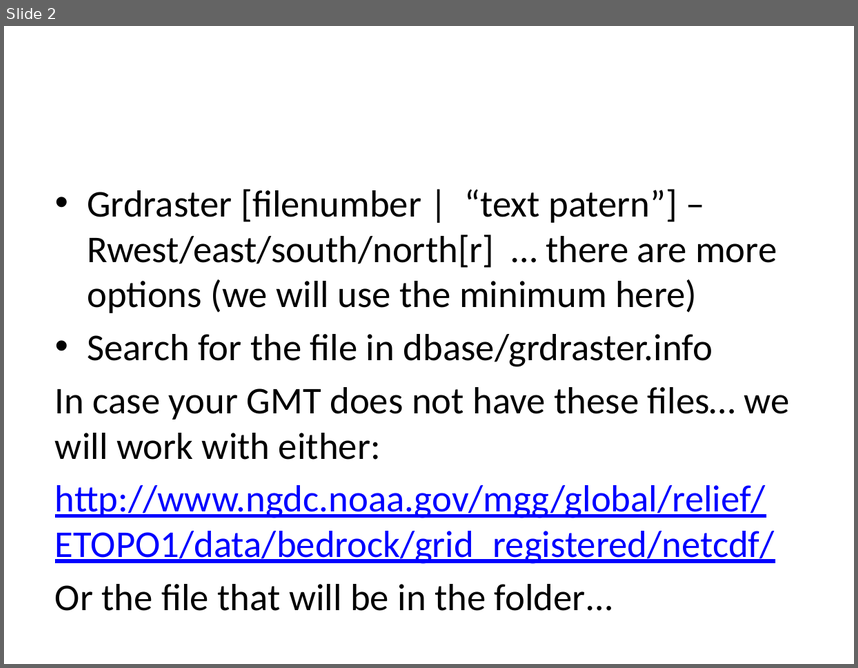
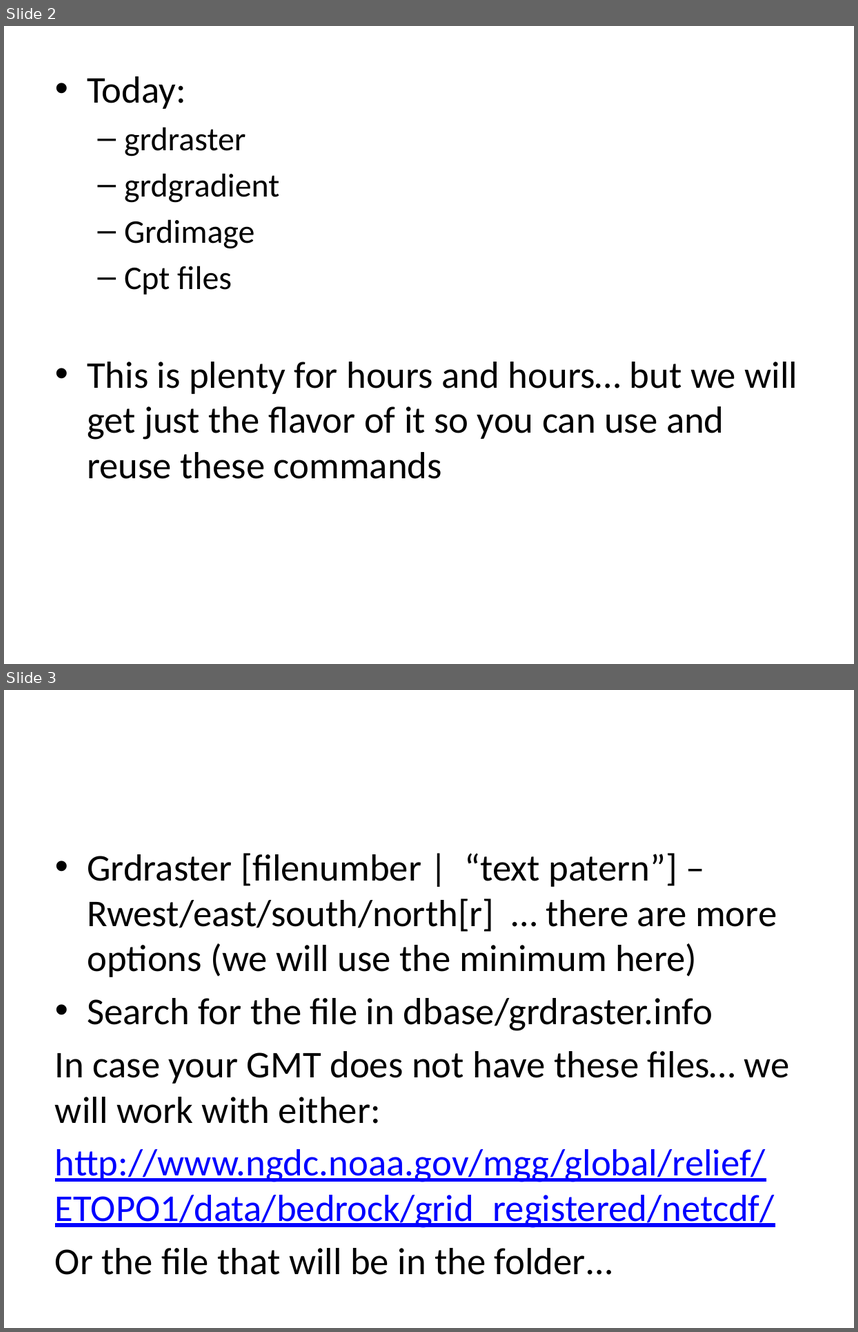
Before and after one commit to jconvers/GMT-class, a slide deck: class_3/class3.pptx. Shown one above the other, each under a label of ours: slide 2 before the commit, slides 2 and 3 after it. The pictures are 858x668 and 858x1332 pixels, drawn with LibreOffice and Linux fonts; fonts in the diff are those of the drawing. Boxes give left, top, right and bottom in pixels: in the first picture for what was removed or moved away, otherwise in the second. Text is boxed around its words. In the diff, an @@ line names an element or a change of style, - is before the commit and + after.

```diff
--- a/class_3/class3.pptx
+++ b/class_3/class3.pptx
@@ slide 2 added at [4, 26, 854, 664], background #FFFFFF @@
@@ text added at [87, 76, 797, 479], 32 pt, text #000000 @@
+• Today:
+  – grdraster
+  – grdgradient
+  – Grdimage
+  – Cpt files
+• This is plenty for hours and hours… but we will get just the flavor of it so you can use and reuse these commands
@@ what was slide 2 is now slide 3 @@
```
Also in this commit, not shown: 2 other slides added, 1 slide removed.
